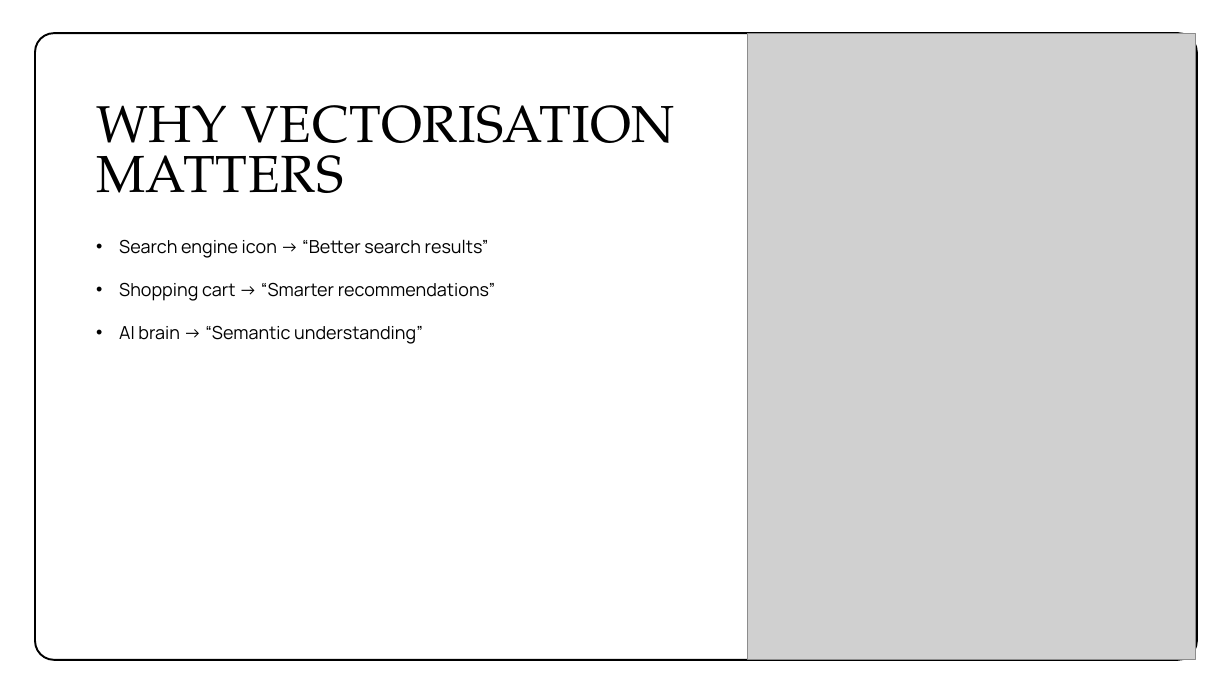
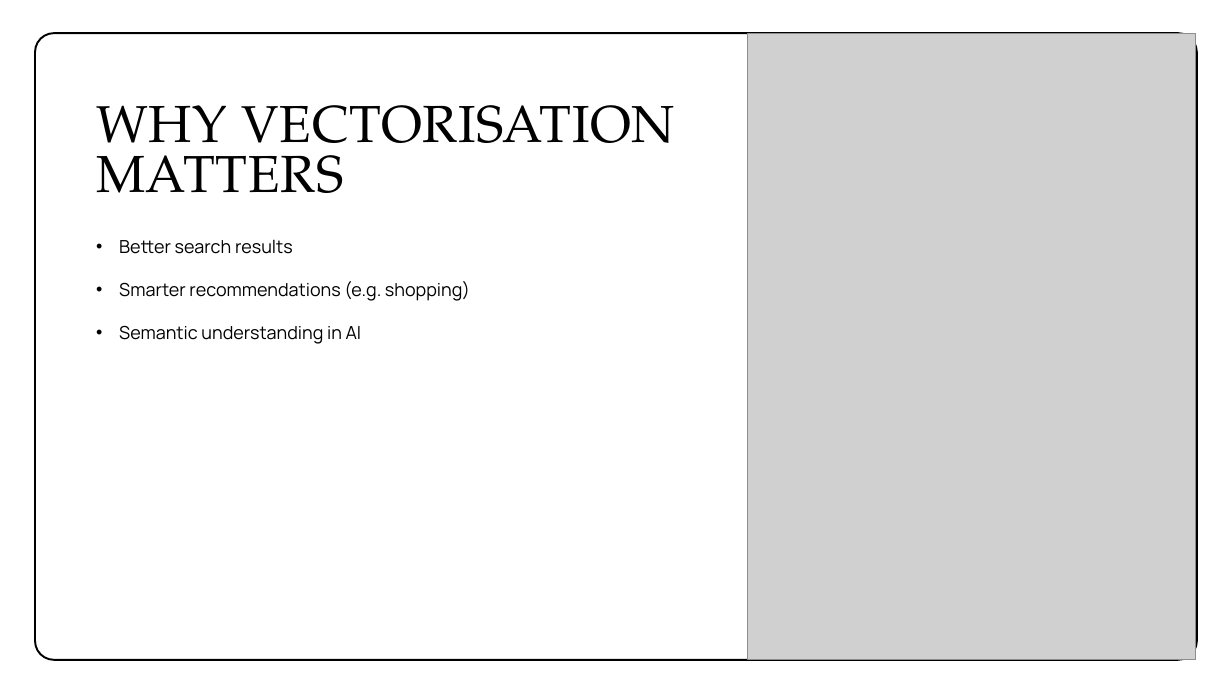
Before and after one commit to johnstaveley/Vectorisation, a slide deck: slide 4 of Vectorisation and Semantic Search.pptx (slide 3 before the commit). Drawn at 1232x693 pixels with LibreOffice and Linux fonts; fonts in the diff are those of the drawing; grey boxes stand for pictures. Boxes give left, top, right and bottom in pixels: in the first picture for what was removed or moved away, otherwise in the second. Text is boxed around its words. In the diff, an @@ line names an element or a change of style, - is before the commit and + after.

Commit message:
Updated presentation

```diff
--- a/Vectorisation and Semantic Search.pptx
+++ b/Vectorisation and Semantic Search.pptx
@@ text at box(119, 239, 470, 344): text changed @@
-• Search engine icon → “Better search results”
-• Shopping cart → “Smarter recommendations”
-• AI brain → “Semantic understanding”
+• Better search results
+• Smarter recommendations (e.g. shopping)
+• Semantic understanding in AI
```
Also in this commit, not shown: 4 other slides changed.
